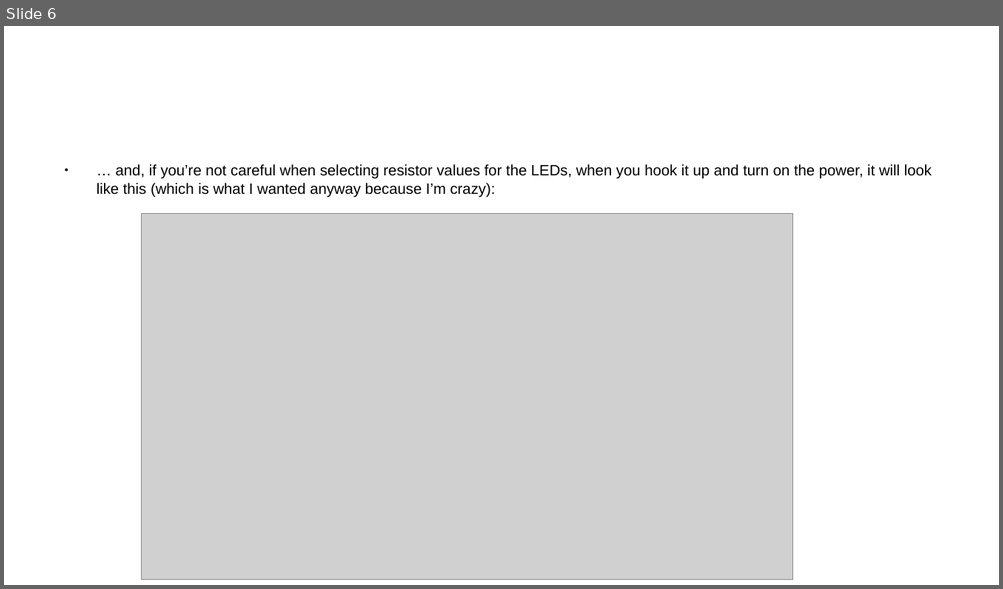
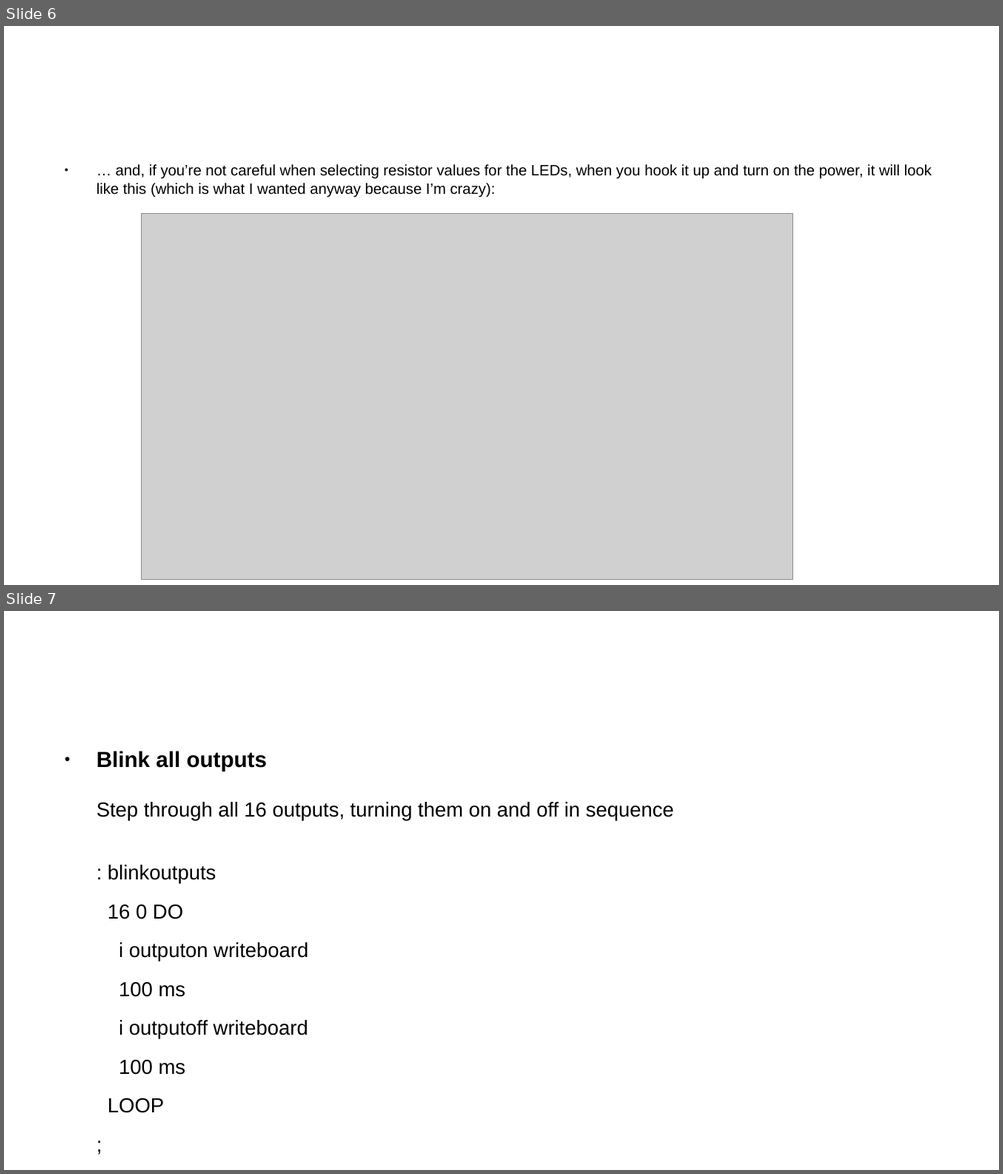
Before and after one commit to turnimator/esp32superexpander, a slide deck: SuperexpanderPresentation.odp. Shown one above the other, each under a label of ours: slide 6 before the commit, slides 6 and 7 after it. The pictures are 1003x589 and 1003x1174 pixels, drawn with LibreOffice and Linux fonts; fonts in the diff are those of the drawing; grey boxes stand for pictures; background and template pictures are left out. Boxes give left, top, right and bottom in pixels: in the first picture for what was removed or moved away, otherwise in the second. Text is boxed around its words. In the diff, an @@ line names an element or a change of style, - is before the commit and + after.

```diff
--- a/SuperexpanderPresentation.odp
+++ b/SuperexpanderPresentation.odp
@@ slide 7 added at [4,611,999,1170], background #FFFFFF @@
@@ text added at [96,751,674,1075], 16.2 pt, text #000000 @@
+● Blink all outputs
+  Step through all 16 outputs, turning them on and off in sequence
+: blinkoutputs
+16 0 DO
+i outputon writeboard
+100 ms
+i outputoff writeboard
+100 ms
+LOOP
+;
@@ title added at [187,752,267,772], 35.7 pt, text #FFFFFF @@
+Outputs
```
Also in this commit, not shown: 4 other slides added, 1 slide removed.
